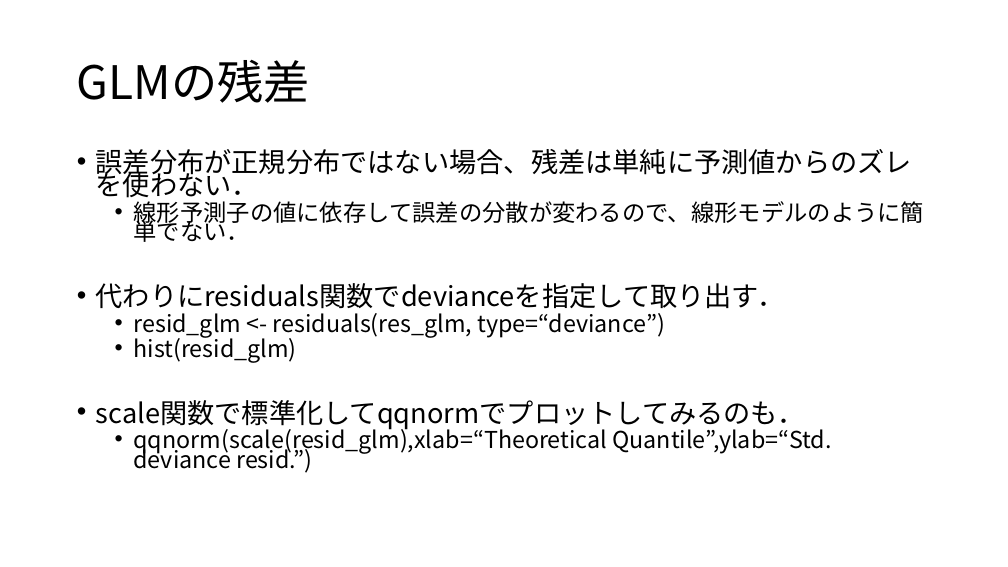
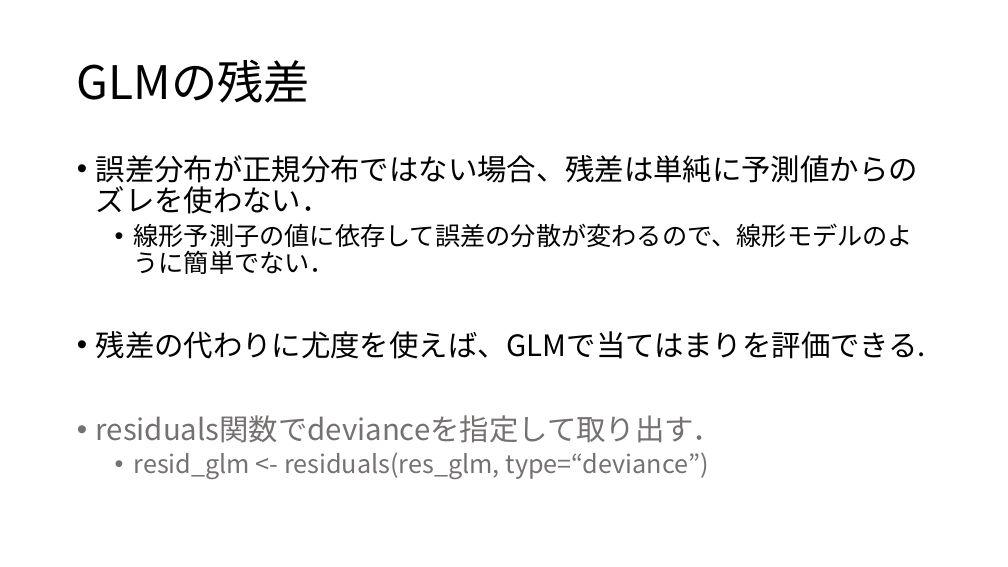
Before and after one commit to KoHMB/Shigen_kensyu_FRA, a slide deck: slide 4 of R/スライド/第27回.pptx (slide 9 before the commit). Drawn at 1008x567 pixels with LibreOffice and Linux fonts; fonts in the diff are those of the drawing. Boxes give left, top, right and bottom in pixels: in the first picture for what was removed or moved away, otherwise in the second. Text is boxed around its words. In the diff, an @@ line names an element or a change of style, - is before the commit and + after.

```diff
--- a/R/スライド/第27回.pptx
+++ b/R/スライド/第27回.pptx
@@ text at [96, 155, 918, 479]: size 25.9 to 28 pt in "誤差分布が正規分布ではない場合、残差は単純に予測値からのズレを使わない．"; size 22.2 to 24 pt in "線形予測子の値に依存して誤差の分散が変わるので、線形モデルのように簡単でない．", "resid_glm <- residuals(res_glm, type=“deviance”)"; text colour #000000 to #767171 in "resid_glm <- residuals(res_glm, type=“deviance”)"; line spacing 0.7 to 0.9 @@
@@ text at [96, 331, 926, 443]: text changed; size 25.9 to 28 pt @@
-• 代わりにresiduals関数でdevianceを指定して取り出す．
+• 残差の代わりに尤度を使えば、GLMで当てはまりを評価できる.
+• residuals関数でdevianceを指定して取り出す．
@@ text at [96, 333, 831, 473]: paragraphs removed @@
-  • hist(resid_glm)
-• scale関数で標準化してqqnormでプロットしてみるのも．
-  • qqnorm(scale(resid_glm),xlab=“Theoretical Quantile”,ylab=“Std. deviance resid.”)
```
Also in this commit, not shown: 4 other slides changed, 5 slides added, 7 slides removed, 10 other files.
